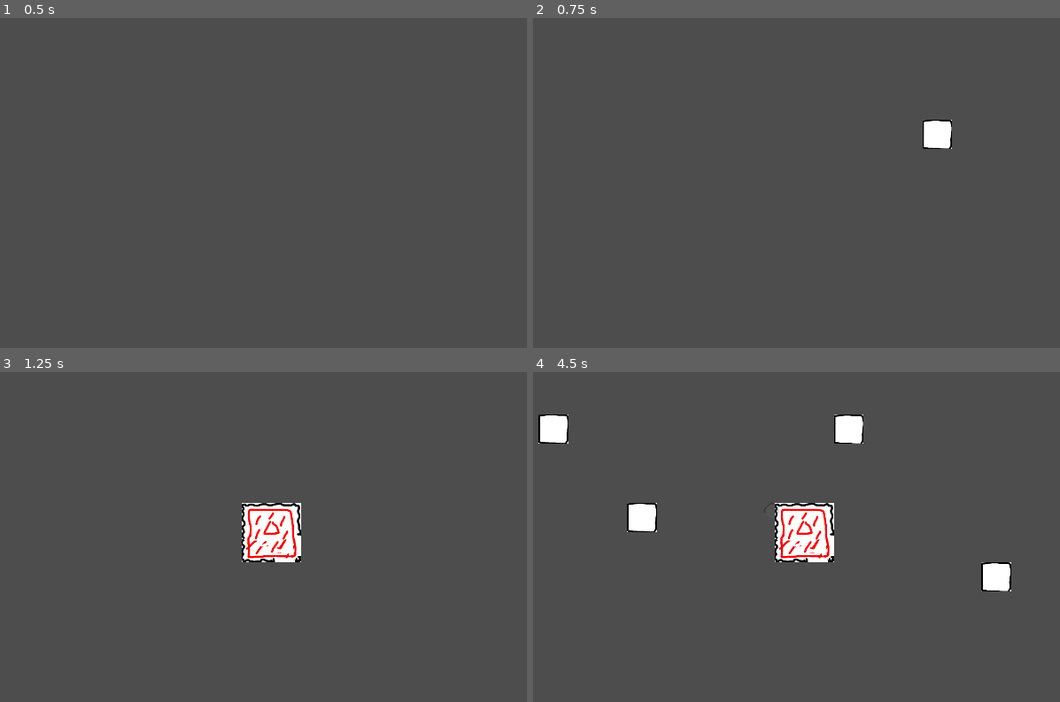
Above: before the commit, frames 1-4 (two rows, left to right).
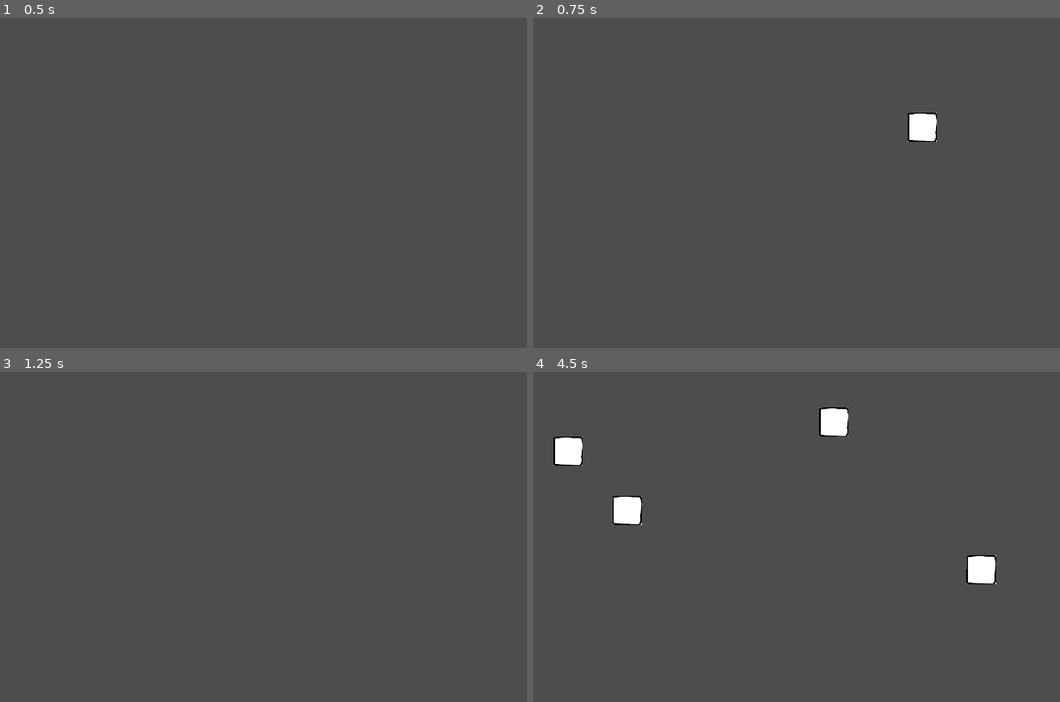
Above: after the commit, the same moments.

Repository: adotrdot/Endour-Gemastik2023
Game: Godot game, scene res://scenes/main.tscn
Same seed, same stepped clock (60 frames per second), same inputs: the game is played once before the commit and once after it.
Inputs (mouse positions are in pixels of both pictures, inside the frame that each line leads up to):
- Up to frame 1 (0.5 s): no input
- Up to frame 2 (0.75 s): tap Enter at 0.5 s; move the mouse to (928, 130) at 0.52 s; hold Right mouse button (mb_right) from 0.53 s (still down); click (928, 130) at 0.67 s
- Up to frame 3 (1.25 s): keep holding Right mouse button (mb_right); tap Z (test_place_asrama) at 0.8 s
- Up to frame 4 (4.5 s): tap Space at 1.25, 2.75 s; move the mouse to (633, 523) at 1.27 s; release Right mouse button (mb_right) at 1.28 s; tap Z (test_place_asrama) at 1.35, 3.8 s; click (633, 523) at 1.42 s; tap X (test_place_kampus) at 1.55, 2.1 s; tap Enter at 2 s; move the mouse to (843, 414) at 2.02 s; click (843, 414) at 2.17 s; tap C (test_summon_student) at 2.3, 2.85 s; move the mouse to (738, 583) at 2.77 s; click (738, 583) at 2.92 s; right-click (738, 583) at 3.05 s; move the mouse to (986, 563) at 3.52 s; press the mouse at (986, 563) at 3.53 s; move the mouse to (564, 444) at 4.27 s; release the mouse at (564, 444) at 4.28 s; tap Middle mouse button (mb_mid) at 4.35 s; click (564, 444) at 4.42 s

Frame 1 is identical in both runs. In frame 2, 0.7% of the frame differs, in the area x 71-80%, y 28-40%; in frame 3, 2.0%; in frame 4, 4.9%, in the area x 1-91%, y 10-67%.
Error before the commit: Invalid access of index '1' on a base object of type: 'PackedVector2Array'. (res://scripts/character.gd:77)
Error after the commit: Invalid access of index '-1' on a base object of type: 'PackedVector2Array'. (res://scripts/Level.gd:33)

Commit message:
prototipe 0.3.2 (memunculkan asrama&kampus dg timer)

Diff:
--- a/scenes/main.tscn
+++ b/scenes/main.tscn
@@ -13,7 +13,20 @@
 [node name="TileMap" parent="Level" instance=ExtResource("2_marce")]
 script = ExtResource("3_uwblg")
 
+[node name="TimerAsrama" type="Timer" parent="Level"]
+wait_time = 3.0
+
+[node name="TimerKampus" type="Timer" parent="Level"]
+wait_time = 7.0
+
 [node name="cam_container" type="Node2D" parent="."]
 script = ExtResource("3_vqskw")
 
 [node name="Camera2D" type="Camera2D" parent="cam_container"]
+limit_left = -1000
+limit_top = -500
+limit_right = 3000
+limit_bottom = 3000
+
+[connection signal="timeout" from="Level/TimerAsrama" to="Level" method="_on_timer_asrama_timeout"]
+[connection signal="timeout" from="Level/TimerKampus" to="Level" method="_on_timer_kampus_timeout"]
--- a/scenes/siswa.tscn
+++ b/scenes/siswa.tscn
@@ -2,6 +2,21 @@
 
 [ext_resource type="Script" path="res://scripts/character.gd" id="1_8y32o"]
 [ext_resource type="Texture2D" uid="uid://cnagufek4mwjy" path="res://assets/siswa/siswa.png" id="2_ixsd6"]
+
+[sub_resource type="Animation" id="Animation_sxh1r"]
+length = 0.001
+tracks/0/type = "value"
+tracks/0/imported = false
+tracks/0/enabled = true
+tracks/0/path = NodePath("Sprite2D:modulate")
+tracks/0/interp = 1
+tracks/0/loop_wrap = true
+tracks/0/keys = {
+"times": PackedFloat32Array(0),
+"transitions": PackedFloat32Array(1),
+"update": 0,
+"values": [Color(1, 1, 1, 0)]
+}
 
 [sub_resource type="Animation" id="Animation_35nw4"]
 resource_name = "berangkat"
@@ -19,8 +34,9 @@
 "values": [Color(1, 1, 1, 0), Color(1, 1, 1, 1)]
 }
 
-[sub_resource type="Animation" id="Animation_sxh1r"]
-length = 0.001
+[sub_resource type="Animation" id="Animation_hgq4r"]
+resource_name = "sampai_asrama"
+length = 0.5
 tracks/0/type = "value"
 tracks/0/imported = false
 tracks/0/enabled = true
@@ -28,10 +44,24 @@
 tracks/0/interp = 1
 tracks/0/loop_wrap = true
 tracks/0/keys = {
-"times": PackedFloat32Array(0),
+"times": PackedFloat32Array(0, 0.5),
+"transitions": PackedFloat32Array(1, 1),
+"update": 0,
+"values": [Color(1, 1, 1, 1), Color(1, 1, 1, 0)]
+}
+tracks/1/type = "method"
+tracks/1/imported = false
+tracks/1/enabled = true
+tracks/1/path = NodePath(".")
+tracks/1/interp = 1
+tracks/1/loop_wrap = true
+tracks/1/keys = {
+"times": PackedFloat32Array(0.5),
 "transitions": PackedFloat32Array(1),
-"update": 0,
-"values": [Color(1, 1, 1, 0)]
+"values": [{
+"args": [],
+"method": &"send_signal_asrama"
+}]
 }
 
 [sub_resource type="Animation" id="Animation_enskb"]
@@ -64,36 +94,6 @@
 }]
 }
 
-[sub_resource type="Animation" id="Animation_hgq4r"]
-resource_name = "sampai_asrama"
-length = 0.5
-tracks/0/type = "value"
-tracks/0/imported = false
-tracks/0/enabled = true
-tracks/0/path = NodePath("Sprite2D:modulate")
-tracks/0/interp = 1
-tracks/0/loop_wrap = true
-tracks/0/keys = {
-"times": PackedFloat32Array(0, 0.5),
-"transitions": PackedFloat32Array(1, 1),
-"update": 0,
-"values": [Color(1, 1, 1, 1), Color(1, 1, 1, 0)]
-}
-tracks/1/type = "method"
-tracks/1/imported = false
-tracks/1/enabled = true
-tracks/1/path = NodePath(".")
-tracks/1/interp = 1
-tracks/1/loop_wrap = true
-tracks/1/keys = {
-"times": PackedFloat32Array(0.5),
-"transitions": PackedFloat32Array(1),
-"values": [{
-"args": [],
-"method": &"send_signal_asrama"
-}]
-}
-
 [sub_resource type="AnimationLibrary" id="AnimationLibrary_ibrbo"]
 _data = {
 "RESET": SubResource("Animation_sxh1r"),
--- a/scripts/Level.gd
+++ b/scripts/Level.gd
@@ -3,6 +3,8 @@
 var can_place = true
 var mousepos = Vector2i()
 @onready var tilemap = $TileMap
+@onready var timer_asrama = $TimerAsrama
+@onready var timer_kampus = $TimerKampus
 
 var _test_asrama = true
 var _test_asrama_coord = Vector2(0,0)
@@ -14,28 +16,25 @@
 var _test_end_point = PackedVector2Array()
 var _test_student_res = preload("res://scenes/siswa.tscn")
 
+var rng = RandomNumberGenerator.new()
+
 func _ready():
+	rng.randomize()
+	timer_asrama.start()
+	timer_kampus.start()
 	pass
 
 
 func _process(delta):
-	if _test_asrama:
-		if Input.is_action_just_pressed("test_place_asrama"):
-			# letakkan tile asrama dan dapatkan posisi gerbang
-			_test_start_point.append(tilemap.place_asrama(Vector2(0,0)))
-			_test_asrama = false
-	if _test_kampus:
-		if Input.is_action_just_pressed("test_place_kampus"):
-			# letakkan tile kampus dan dapatkan posisi gerbang
-			_test_end_point.append(tilemap.place_kampus(Vector2(800,800)))
-			_test_kampus = false
 	if _test_student:
 		if Input.is_action_just_pressed("test_summon_student"):
-			_test_student_queue.append(_test_student_res.instantiate())
-			_test_student_queue.back().index = _test_student_queue.size()-1
-			_test_student_queue.back().position = tilemap.map_to_local(_test_start_point[0])
-			add_child(_test_student_queue.back())
-			_test_student_queue.back().berangkat(_test_start_point[0], _test_end_point[0])
+			var _student = _test_student_res.instantiate()
+			_test_student_queue.append(_student)
+			var start_point = _test_start_point[rng.randi_range(0, _test_start_point.size()-1)]
+			var end_point = _test_end_point[rng.randi_range(0, _test_end_point.size()-1)]
+			_student.position = tilemap.map_to_local(start_point)
+			add_child(_student)
+			_test_student_queue.back().berangkat(start_point, end_point)
 
 	mousepos = get_local_mouse_position()
 	if can_place:
@@ -43,3 +42,31 @@
 			tilemap.place_road(mousepos)
 		elif Input.is_action_pressed("mb_right"):
 			tilemap.remove_road(mousepos)
+
+
+# Menempatkan asrama baru setiap durasi waktu tertentu
+func _on_timer_asrama_timeout():
+	# tentukan posisi asrama secara acak
+	var pos = Vector2(rng.randi_range(0,800), rng.randi_range(0,800))
+
+	# letakkan tile asrama dan dapatkan posisi gerbang
+	if tilemap.is_asrama_buildable(pos):
+		_test_start_point.append(tilemap.place_asrama())
+
+	# batasi asrama sejumlah 4
+	if _test_start_point.size() == 4:
+		timer_asrama.stop()
+
+
+# Menempatkan kampus baru setiap durasi waktu tertentu
+func _on_timer_kampus_timeout():
+	# tentukan posisi kampus secara acak
+	var pos = Vector2(rng.randi_range(0,800), rng.randi_range(0,800))
+
+	# letakkan tile kampus dan dapatkan posisi gerbang
+	if tilemap.is_kampus_buildable(pos):
+		_test_end_point.append(tilemap.place_kampus())
+
+	# batasi kampus sejumlah 2
+	if _test_end_point.size() == 2:
+		timer_kampus.stop()
--- a/scripts/cam_container.gd
+++ b/scripts/cam_container.gd
@@ -21,4 +21,9 @@
 				camera.zoom -= Vector2(0.1,0.1)
 	if(event is InputEventMouseMotion):
 		if(is_panning):
-			self.global_position -= event.relative
+			global_position -= event.relative
+		# handle panning melebihi batas
+		if global_position.x < 200:
+			global_position.x = 200
+		if global_position.y < 100:
+			global_position.y = 100
--- a/scripts/character.gd
+++ b/scripts/character.gd
@@ -12,7 +12,6 @@
 
 @onready var tilemap = get_node("../TileMap")
 
-var index = 0
 var path = PackedVector2Array()
 var next_point = Vector2()
 var asal_asrama = Vector2i()
@@ -61,7 +60,12 @@
 func berangkat(start_point, end_point):
 	asal_asrama = start_point
 	posisi_kampus = end_point
-	set_path(start_point, end_point)
+
+	# batalkan apabila path tidak ditemukan
+	if not set_path(start_point, end_point):
+		queue_free()
+		return
+
 	state = State.BERANGKAT
 	anim.play("berangkat")
 
@@ -74,7 +78,10 @@
 
 func set_path(start_point, end_point):
 	path = tilemap.find_path(start_point, end_point)
+	if path.is_empty():
+		return false
 	next_point = path[1]
+	return true
 
 func send_signal_kampus():
 	sampai_kampus.emit()
@@ -82,7 +89,7 @@
 
 
 func send_signal_asrama():
-	sampai_asrama.emit()
+	queue_free()
 
 
 func _on_timer_timeout():
--- a/scripts/tilemap.gd
+++ b/scripts/tilemap.gd
@@ -27,28 +27,64 @@
 			set_cells_terrain_connect(0, [tile], 0, 0)
 
 
-func place_asrama(pos):
-	asrama_coords.clear()
-	var tilepos = local_to_map(pos)
-	for i in range(2):
-		for j in range(2):
-			asrama_coords.append(tilepos + Vector2i(i,j))
+# method untuk menempatkan asrama pada map
+func place_asrama():
 	for i in range(asrama_coords.size()):
 		set_cell(1,asrama_coords[i],1,asrama_atlas_coords[i])
 	set_cells_terrain_connect(0, [asrama_coords[-1]], 0, 0)
 	return asrama_coords[-1] # return koordinat gerbang
 
 
-func place_kampus(pos):
-	kampus_coords.clear()
-	var tilepos = local_to_map(pos)
-	for i in range(3):
+# method untuk memeriksa apakah ada jalan/bangunan yang akan
+# menghalangi penempatan asrama
+func is_asrama_buildable(pos):
+	asrama_coords.clear()
+	var start_tilepos = local_to_map(pos)
+	for i in range(2):
 		for j in range(2):
-			kampus_coords.append(tilepos + Vector2i(i,j))
+			var tilepos = start_tilepos + Vector2i(i,j)
+
+			# cek apakah sudah ada tile jalan/bangunan di posisi
+			if get_cell_source_id(0,tilepos) == 0 or get_cell_source_id(1,tilepos) in [1,2]:
+				return false
+
+			# cek apakah ada tile bangunan yang tepat bersebelahan
+			for neighbor in get_surrounding_cells(tilepos):
+				if get_cell_source_id(1,neighbor) in [1,2]:
+					return false
+
+			asrama_coords.append(tilepos)
+	return true
+
+
+# method untuk menempatkan kampus pada map
+func place_kampus():
 	for i in range(kampus_coords.size()):
 		set_cell(1,kampus_coords[i],2,kampus_atlas_coords[i])
 	set_cells_terrain_connect(0, [kampus_coords[3]], 0, 0)
 	return kampus_coords[3] # return koordinat gerbang
+
+
+# method untuk memeriksa apakah ada jalan yang akan
+# menghalangi penempatan kampus
+func is_kampus_buildable(pos):
+	kampus_coords.clear()
+	var start_tilepos = local_to_map(pos)
+	for i in range(3):
+		for j in range(2):
+			var tilepos = start_tilepos + Vector2i(i,j)
+
+			# cek apakah sudah ada tile jalan/bangunan di posisi
+			if get_cell_source_id(0,tilepos) == 0 or get_cell_source_id(1,tilepos) in [1,2]:
+				return false
+
+			# cek apakah ada tile bangunan yang tepat bersebelahan
+			for neighbor in get_surrounding_cells(tilepos):
+				if get_cell_source_id(1,neighbor) in [1,2]:
+					return false
+
+			kampus_coords.append(tilepos)
+	return true
 
 
 func find_path(start_point, end_point):
